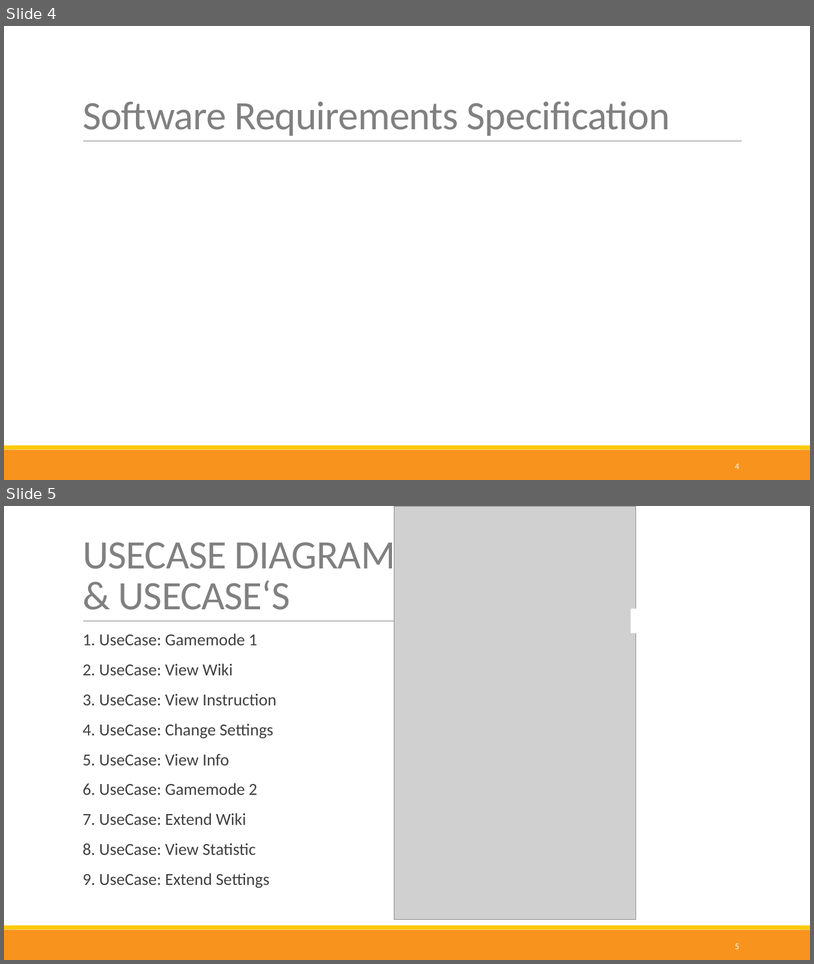
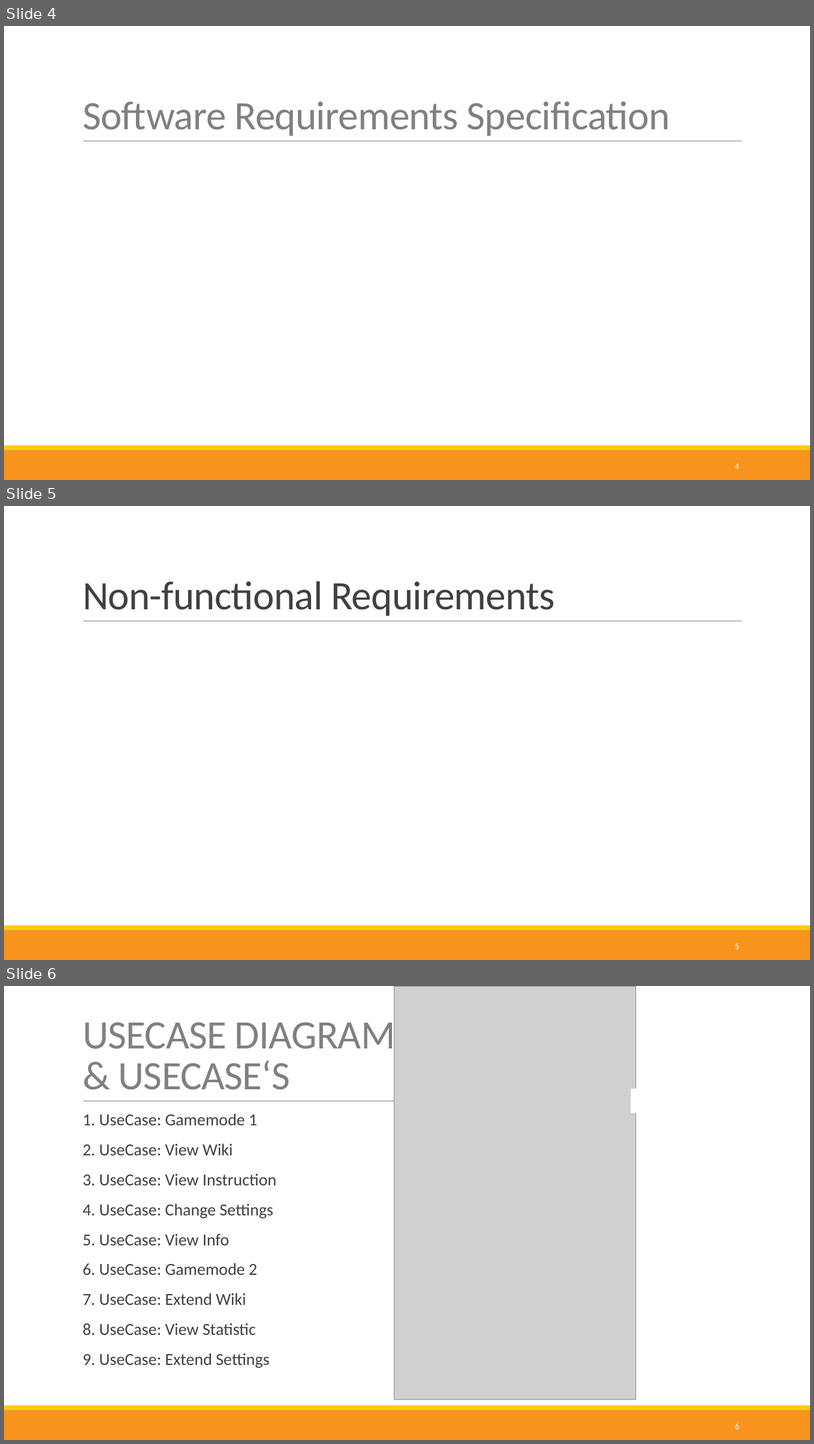
Before and after one commit to nappydevelopment/Nappy-the-ingenious-docs, a slide deck: presentation/Final/Final.pptx. Shown one above the other, each under a label of ours: slides 4 and 5 before the commit, slides 4, 5 and 6 after it. The pictures are 814x964 and 814x1444 pixels, drawn with LibreOffice and Linux fonts; fonts in the diff are those of the drawing; grey boxes stand for pictures. Boxes give left, top, right and bottom in pixels: in the first picture for what was removed or moved away, otherwise in the second. Text is boxed around its words. In the diff, an @@ line names an element or a change of style, - is before the commit and + after.

```diff
--- a/presentation/Final/Final.pptx
+++ b/presentation/Final/Final.pptx
@@ slide 5 added at [4,506,810,960], background #FFFFFF; not listed: 3 template elements that a slide beside it also shows @@
@@ title added at [83,581,555,616], 48 pt, text #404040 @@
+Non-functional Requirements
@@ page number added at [735,943,740,949], 10.5 pt, text #FFFFFF @@
+5
@@ what was slide 5 is now slide 6 @@
@@ page number at [735,1423,740,1429]: text changed @@
-5
+6
```
Also in this commit, not shown: 9 slides changed, 1 other slide added, 1 other file.
